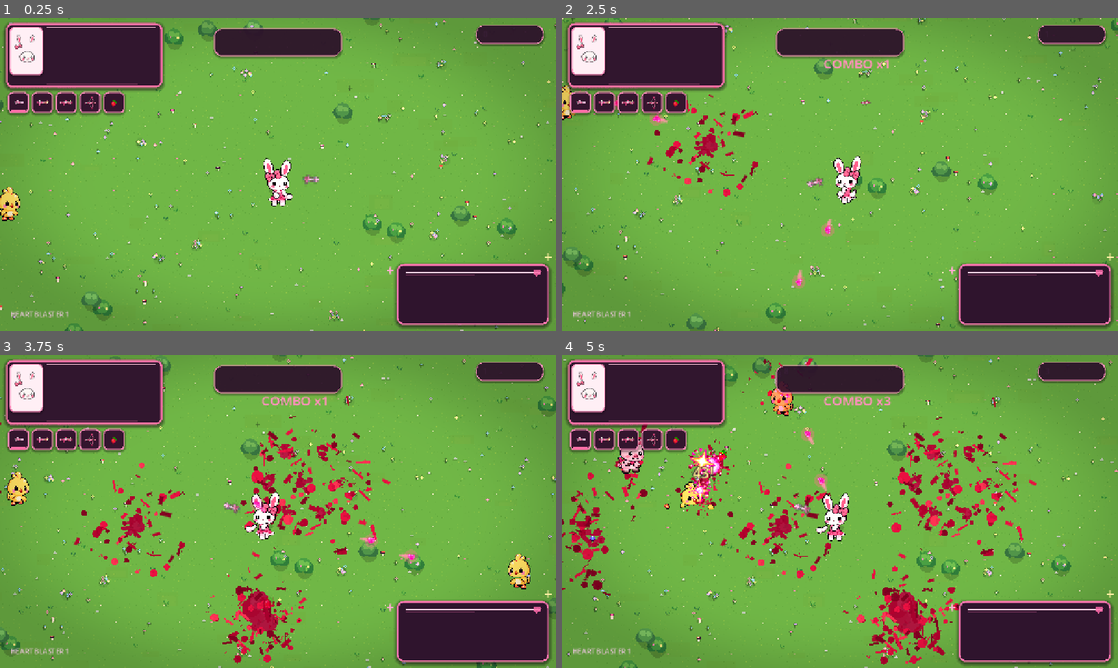
Above: before the commit, frames 1-4 (two rows, left to right).
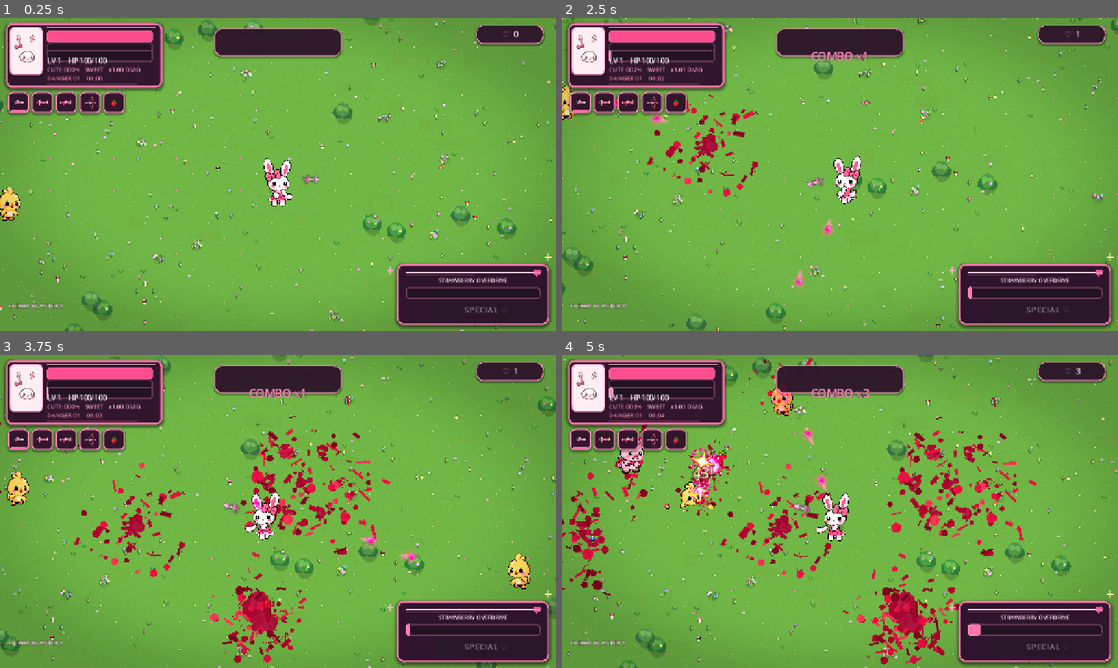
Above: after the commit, the same moments.

Repository: ramonsamagaio/cutecuterampage
Game: Godot game, scene res://scenes/Main.tscn
Two runs of this game, one before a commit and one after it. Both use one fixed random seed, a clock stepped at 60 frames per second and the inputs below.
Inputs (mouse positions are in pixels of both pictures, inside the frame that each line leads up to):
- Up to frame 1 (0.25 s): no input
- Up to frame 2 (2.5 s): tap Enter at 0.5 s; move the mouse to (962, 158) at 0.52 s; hold Right (ui_right) 0.53-1.28 s; tap Shift at 0.6 s; tap Space at 0.77, 1.52 s; move the mouse to (728, 190) at 1.27 s; hold Down (ui_down) 1.28-2.03 s; tap Z at 1.35 s; move the mouse to (895, 105) at 2.02 s; hold Right (ui_right) from 2.03 s (still down); tap X at 2.1 s
- Up to frame 3 (3.75 s): move the mouse to (250, 574) at 2.77 s; release Right (ui_right) at 2.78 s; hold Up (ui_up) 2.78-3.53 s; tap C at 2.85 s; tap Space at 3.02 s; move the mouse to (444, 558) at 3.52 s; hold Left (ui_left) from 3.53 s (still down); tap Shift at 3.6 s
- Up to frame 4 (5 s): keep holding Left (ui_left); tap Space at 3.77, 4.52 s; move the mouse to (673, 464) at 4.27 s; tap Z at 4.35 s

The runs differ from the first frame. In frame 1, 2.1% of the frame differs, in the area x 1-98%, y 4-96%; in frame 2, 2.5%; in frame 3, 2.5%; in frame 4, 2.6%.

Commit message:
ui: polish HUD and throttle expensive per-frame updates

Diff:
--- a/scripts/ui/hud.gd
+++ b/scripts/ui/hud.gd
@@ -18,12 +18,14 @@
 var reward_label: Label
 var special_status_label: Label
 var special_button: Button
+var perf_label: Label
 var cutin: SpecialCutin
 var world_fx: CuteWorldFX
 var level_panel: Panel
 var level_box: VBoxContainer
 var kills: int = 0
 var _reward_timer: float = 0.0
+var _ui_tick: float = 0.0
 var _upgrade_ids: Array[String] = ["sugar_rush", "heart_piercer", "bubblegum_shoes", "strawberry_core", "sprinkles", "ribbon_reflex", "plush_armor", "love_battery", "cupcake_mortar", "love_orbit"]
 var _upgrade_names: Dictionary[String, String] = {
 	"sugar_rush": "SUGAR RUSH!  Fire faster",
@@ -39,6 +41,7 @@
 }
 
 func _ready() -> void:
+	layer = 10
 	process_mode = Node.PROCESS_MODE_ALWAYS
 	_build_ui()
 
@@ -48,6 +51,10 @@
 	player.level_up_requested.connect(_show_level_up)
 	player.special_requested.connect(request_special)
 
+func _unhandled_input(event: InputEvent) -> void:
+	if event is InputEventKey and event.pressed and not event.echo and event.keycode == KEY_F3:
+		perf_label.visible = not perf_label.visible
+
 func _build_ui() -> void:
 	var root: Control = Control.new()
 	root.set_anchors_and_offsets_preset(Control.PRESET_FULL_RECT)
@@ -56,88 +63,73 @@
 	world_fx = CuteWorldFX.new()
 	root.add_child(world_fx)
 
-	hp_bar = _make_bar(Vector2(24, 24), Vector2(260, 22), Color("ff4f8f"))
+	hp_bar = _make_bar(Vector2(108, 29), Vector2(244, 21), Color("ff4f8f"))
 	root.add_child(hp_bar)
-	xp_bar = _make_bar(Vector2(24, 52), Vector2(260, 12), Color("9564ff"))
+	xp_bar = _make_bar(Vector2(108, 57), Vector2(244, 10), Color("8f68ff"))
 	root.add_child(xp_bar)
-	cute_bar = _make_bar(Vector2(24, 70), Vector2(260, 12), Color("ff83b8"))
+	cute_bar = _make_bar(Vector2(108, 74), Vector2(244, 10), Color("ff8fbe"))
 	root.add_child(cute_bar)
-	special_bar = _make_bar(Vector2(955, 610), Vector2(292, 18), Color("ff76b1"))
+	special_bar = _make_bar(Vector2(934, 619), Vector2(310, 18), Color("ff76b1"))
 	root.add_child(special_bar)
 
-	level_label = Label.new()
-	level_label.position = Vector2(24, 88)
-	level_label.add_theme_font_size_override("font_size", 18)
+	level_label = _make_label(Vector2(108, 87), Vector2(244, 23), 16, Color("fff4f8"), HORIZONTAL_ALIGNMENT_LEFT, 2)
 	root.add_child(level_label)
-
-	cute_label = Label.new()
-	cute_label.position = Vector2(24, 116)
-	cute_label.add_theme_font_size_override("font_size", 17)
-	cute_label.add_theme_color_override("font_color", Color("ff93bd"))
+	cute_label = _make_label(Vector2(108, 108), Vector2(244, 21), 14, Color("ffa6ca"), HORIZONTAL_ALIGNMENT_LEFT, 2)
 	root.add_child(cute_label)
-
-	danger_label = Label.new()
-	danger_label.position = Vector2(24, 142)
-	danger_label.add_theme_font_size_override("font_size", 17)
-	danger_label.add_theme_color_override("font_color", Color("ff8ba9"))
+	danger_label = _make_label(Vector2(108, 129), Vector2(244, 21), 14, Color("ff91ad"), HORIZONTAL_ALIGNMENT_LEFT, 2)
 	root.add_child(danger_label)
 
-	combo_label = Label.new()
-	combo_label.position = Vector2(500, 38)
-	combo_label.size = Vector2(360, 60)
-	combo_label.horizontal_alignment = HORIZONTAL_ALIGNMENT_CENTER
-	combo_label.add_theme_font_size_override("font_size", 30)
-	combo_label.add_theme_color_override("font_color", Color("ff8fbd"))
+	combo_label = _make_label(Vector2(493, 30), Vector2(294, 52), 26, Color("ff8fbd"), HORIZONTAL_ALIGNMENT_CENTER, 4)
+	combo_label.vertical_alignment = VERTICAL_ALIGNMENT_CENTER
 	root.add_child(combo_label)
 
-	kill_label = Label.new()
-	kill_label.position = Vector2(1090, 24)
-	kill_label.add_theme_font_size_override("font_size", 18)
+	kill_label = _make_label(Vector2(1103, 21), Vector2(142, 32), 18, Color("fff2f7"), HORIZONTAL_ALIGNMENT_CENTER, 3)
+	kill_label.vertical_alignment = VERTICAL_ALIGNMENT_CENTER
 	root.add_child(kill_label)
 
-	weapon_label = Label.new()
-	weapon_label.position = Vector2(24, 670)
-	weapon_label.size = Vector2(880, 30)
-	weapon_label.add_theme_font_size_override("font_size", 16)
-	weapon_label.add_theme_color_override("font_color", Color("ffe0ee"))
+	weapon_label = _make_label(Vector2(20, 650), Vector2(690, 30), 15, Color("ffe4ef"), HORIZONTAL_ALIGNMENT_LEFT, 2)
 	root.add_child(weapon_label)
 
-	boss_label = Label.new()
-	boss_label.position = Vector2(390, 104)
-	boss_label.size = Vector2(500, 24)
-	boss_label.horizontal_alignment = HORIZONTAL_ALIGNMENT_CENTER
-	boss_label.add_theme_font_size_override("font_size", 20)
-	boss_label.add_theme_color_override("font_color", Color("ffd1e2"))
+	boss_label = _make_label(Vector2(390, 102), Vector2(500, 24), 20, Color("ffd1e2"), HORIZONTAL_ALIGNMENT_CENTER, 3)
 	boss_label.visible = false
 	root.add_child(boss_label)
-	boss_bar = _make_bar(Vector2(390, 132), Vector2(500, 18), Color("e83c76"))
+	boss_bar = _make_bar(Vector2(390, 130), Vector2(500, 18), Color("e83c76"))
 	boss_bar.visible = false
 	root.add_child(boss_bar)
 
-	reward_label = Label.new()
-	reward_label.position = Vector2(340, 168)
-	reward_label.size = Vector2(600, 52)
-	reward_label.horizontal_alignment = HORIZONTAL_ALIGNMENT_CENTER
-	reward_label.add_theme_font_size_override("font_size", 26)
-	reward_label.add_theme_color_override("font_color", Color("fff0a8"))
+	reward_label = _make_label(Vector2(340, 166), Vector2(600, 52), 26, Color("fff0a8"), HORIZONTAL_ALIGNMENT_CENTER, 4)
 	reward_label.visible = false
 	root.add_child(reward_label)
 
-	special_status_label = Label.new()
-	special_status_label.position = Vector2(955, 582)
-	special_status_label.size = Vector2(292, 24)
-	special_status_label.horizontal_alignment = HORIZONTAL_ALIGNMENT_CENTER
-	special_status_label.add_theme_font_size_override("font_size", 15)
-	special_status_label.add_theme_color_override("font_color", Color("ffd8e8"))
+	special_status_label = _make_label(Vector2(934, 594), Vector2(310, 20), 13, Color("ffd8e8"), HORIZONTAL_ALIGNMENT_CENTER, 2)
 	root.add_child(special_status_label)
 
 	special_button = Button.new()
 	special_button.text = "SPECIAL ♡"
-	special_button.position = Vector2(1030, 640)
-	special_button.size = Vector2(215, 54)
-	special_button.add_theme_font_size_override("font_size", 22)
+	special_button.position = Vector2(1000, 649)
+	special_button.size = Vector2(240, 43)
+	special_button.add_theme_font_size_override("font_size", 20)
+	special_button.add_theme_color_override("font_color", Color("fff3f8"))
+	special_button.add_theme_color_override("font_hover_color", Color.WHITE)
+	special_button.add_theme_stylebox_override("normal", _button_style(Color("52203f"), Color("ff75ad")))
+	special_button.add_theme_stylebox_override("hover", _button_style(Color("6b2850"), Color("ff9bc4")))
+	special_button.add_theme_stylebox_override("pressed", _button_style(Color("3e1732"), Color("ffbad4")))
 	special_button.pressed.connect(request_special)
 	root.add_child(special_button)
+
+	perf_label = _make_label(Vector2(948, 76), Vector2(300, 132), 14, Color("e8fff4"), HORIZONTAL_ALIGNMENT_LEFT, 2)
+	var perf_style: StyleBoxFlat = StyleBoxFlat.new()
+	perf_style.bg_color = Color(0.05, 0.07, 0.08, 0.88)
+	perf_style.border_color = Color(0.48, 1.0, 0.74, 0.58)
+	perf_style.set_border_width_all(2)
+	perf_style.set_corner_radius_all(10)
+	perf_style.content_margin_left = 12
+	perf_style.content_margin_top = 9
+	perf_style.content_margin_right = 12
+	perf_style.content_margin_bottom = 9
+	perf_label.add_theme_stylebox_override("normal", perf_style)
+	perf_label.visible = false
+	root.add_child(perf_label)
 
 	cutin = SpecialCutin.new()
 	root.add_child(cutin)
@@ -145,12 +137,25 @@
 	level_panel = Panel.new()
 	level_panel.position = Vector2(380, 190)
 	level_panel.size = Vector2(520, 340)
+	level_panel.add_theme_stylebox_override("panel", _level_panel_style())
 	level_panel.visible = false
 	root.add_child(level_panel)
 	level_box = VBoxContainer.new()
 	level_box.position = Vector2(30, 25)
 	level_box.size = Vector2(460, 290)
+	level_box.add_theme_constant_override("separation", 10)
 	level_panel.add_child(level_box)
+
+func _make_label(pos: Vector2, label_size: Vector2, font_size: int, color: Color, alignment: HorizontalAlignment, outline: int) -> Label:
+	var label: Label = Label.new()
+	label.position = pos
+	label.size = label_size
+	label.horizontal_alignment = alignment
+	label.add_theme_font_size_override("font_size", font_size)
+	label.add_theme_color_override("font_color", color)
+	label.add_theme_color_override("font_outline_color", Color(0.12, 0.04, 0.12, 0.88))
+	label.add_theme_constant_override("outline_size", outline)
+	return label
 
 func _make_bar(pos: Vector2, bar_size: Vector2, fill_color: Color) -> ProgressBar:
 	var bar: ProgressBar = ProgressBar.new()
@@ -158,20 +163,40 @@
 	bar.size = bar_size
 	bar.show_percentage = false
 	var background_box: StyleBoxFlat = StyleBoxFlat.new()
-	background_box.bg_color = Color("31182b")
-	background_box.corner_radius_top_left = 5
-	background_box.corner_radius_top_right = 5
-	background_box.corner_radius_bottom_left = 5
-	background_box.corner_radius_bottom_right = 5
+	background_box.bg_color = Color("241323")
+	background_box.border_color = Color(0.96, 0.56, 0.72, 0.36)
+	background_box.set_border_width_all(2)
+	background_box.set_corner_radius_all(7)
 	var fill_box: StyleBoxFlat = StyleBoxFlat.new()
 	fill_box.bg_color = fill_color
-	fill_box.corner_radius_top_left = 5
-	fill_box.corner_radius_top_right = 5
-	fill_box.corner_radius_bottom_left = 5
-	fill_box.corner_radius_bottom_right = 5
+	fill_box.border_color = fill_color.lightened(0.22)
+	fill_box.set_border_width_all(1)
+	fill_box.set_corner_radius_all(7)
 	bar.add_theme_stylebox_override("background", background_box)
 	bar.add_theme_stylebox_override("fill", fill_box)
 	return bar
+
+func _button_style(bg: Color, border: Color) -> StyleBoxFlat:
+	var style: StyleBoxFlat = StyleBoxFlat.new()
+	style.bg_color = bg
+	style.border_color = border
+	style.set_border_width_all(3)
+	style.set_corner_radius_all(11)
+	style.shadow_color = Color(0.05, 0.01, 0.05, 0.40)
+	style.shadow_size = 5
+	style.shadow_offset = Vector2(0, 3)
+	return style
+
+func _level_panel_style() -> StyleBoxFlat:
+	var style: StyleBoxFlat = StyleBoxFlat.new()
+	style.bg_color = Color("36192f")
+	style.border_color = Color("ff84b6")
+	style.set_border_width_all(4)
+	style.set_corner_radius_all(18)
+	style.shadow_color = Color(0.04, 0.01, 0.04, 0.55)
+	style.shadow_size = 12
+	style.shadow_offset = Vector2(0, 5)
+	return style
 
 func _process(delta: float) -> void:
 	if player == null:
@@ -179,6 +204,10 @@
 	_reward_timer = maxf(0.0, _reward_timer - delta)
 	if _reward_timer <= 0.0:
 		reward_label.visible = false
+	_ui_tick -= delta
+	if _ui_tick > 0.0:
+		return
+	_ui_tick = 0.05
 
 	hp_bar.max_value = player.max_hp
 	hp_bar.value = player.hp
@@ -190,18 +219,18 @@
 	special_bar.value = player.special_meter
 	world_fx.set_meter(player.cute_meter)
 
-	level_label.text = "LV %d   HP %d/%d" % [player.level, roundi(player.hp), roundi(player.max_hp)]
-	cute_label.text = "CUTE %03d%%  %s  x%.2f DMG" % [roundi(player.cute_meter), player.get_cute_rank(), player.get_cute_damage_multiplier()]
+	level_label.text = "LV %d    HP %d/%d" % [player.level, roundi(player.hp), roundi(player.max_hp)]
+	cute_label.text = "CUTE %03d%%   %s   x%.2f DMG" % [roundi(player.cute_meter), player.get_cute_rank(), player.get_cute_damage_multiplier()]
 	combo_label.text = "%s\nCOMBO x%d" % [player.get_combo_caption(), player.combo] if player.combo > 0 else ""
-	kill_label.text = "♡ %d" % kills
+	kill_label.text = "♡  %d" % kills
 	weapon_label.text = player.get_weapon_summary()
 
 	var threat: int = int(game.call("get_threat_tier")) if game != null else 1
 	var run_time: float = float(game.call("get_run_time")) if game != null else 0.0
 	var minutes: int = floori(run_time / 60.0)
 	var seconds: int = floori(fmod(run_time, 60.0))
-	danger_label.text = "DANGER %02d   %02d:%02d" % [threat, minutes, seconds]
-	special_status_label.text = "AIM WITH MOUSE • STRAWBERRY BEAM" if player.special_channeling else "STRAWBERRY OVERDRIVE"
+	danger_label.text = "DANGER %02d    %02d:%02d" % [threat, minutes, seconds]
+	special_status_label.text = "AIM WITH MOUSE  •  STRAWBERRY BEAM" if player.special_channeling else "STRAWBERRY OVERDRIVE"
 	special_button.disabled = not player.can_special() or get_tree().paused
 
 	var boss_ratio: float = float(game.call("get_boss_health_ratio")) if game != null else 0.0
@@ -213,6 +242,19 @@
 		boss_bar.value = boss_ratio
 		boss_label.text = String(game.call("get_boss_name"))
 
+	if perf_label.visible and game != null:
+		var stats: Dictionary = game.call("get_perf_snapshot")
+		var fps: int = roundi(Performance.get_monitor(Performance.TIME_FPS))
+		perf_label.text = "PERF  F3 TO HIDE\nFPS %d   ENEMIES %d\nPLAYER SHOTS %d   ENEMY SHOTS %d\nFX %d   FLYING GORE %d\nGROUND SPLATS %d" % [
+			fps,
+			int(stats.get("enemies", 0)),
+			int(stats.get("player_projectiles", 0)),
+			int(stats.get("enemy_projectiles", 0)),
+			int(stats.get("cute_fx", 0)),
+			int(stats.get("blood_children", 0)),
+			int(stats.get("splats", 0))
+		]
+
 func on_kill() -> void:
 	kills += 1
 
@@ -237,8 +279,11 @@
 	for child: Node in level_box.get_children():
 		child.queue_free()
 	var title: Label = Label.new()
-	title.text = "LEVEL UP! ♡ Pick your sugar"
+	title.text = "LEVEL UP! ♡  PICK YOUR SUGAR"
 	title.add_theme_font_size_override("font_size", 24)
+	title.add_theme_color_override("font_color", Color("fff2f7"))
+	title.add_theme_color_override("font_outline_color", Color("32152c"))
+	title.add_theme_constant_override("outline_size", 3)
 	level_box.add_child(title)
 	var choices: Array[String] = []
 	for upgrade_id: String in _upgrade_ids:
@@ -251,6 +296,9 @@
 		var button: Button = Button.new()
 		button.text = _upgrade_names[id]
 		button.custom_minimum_size = Vector2(440, 62)
+		button.add_theme_font_size_override("font_size", 17)
+		button.add_theme_stylebox_override("normal", _button_style(Color("4a203d"), Color("e96d9e")))
+		button.add_theme_stylebox_override("hover", _button_style(Color("65264d"), Color("ff9bc4")))
 		button.pressed.connect(_pick_upgrade.bind(id))
 		level_box.add_child(button)
 
